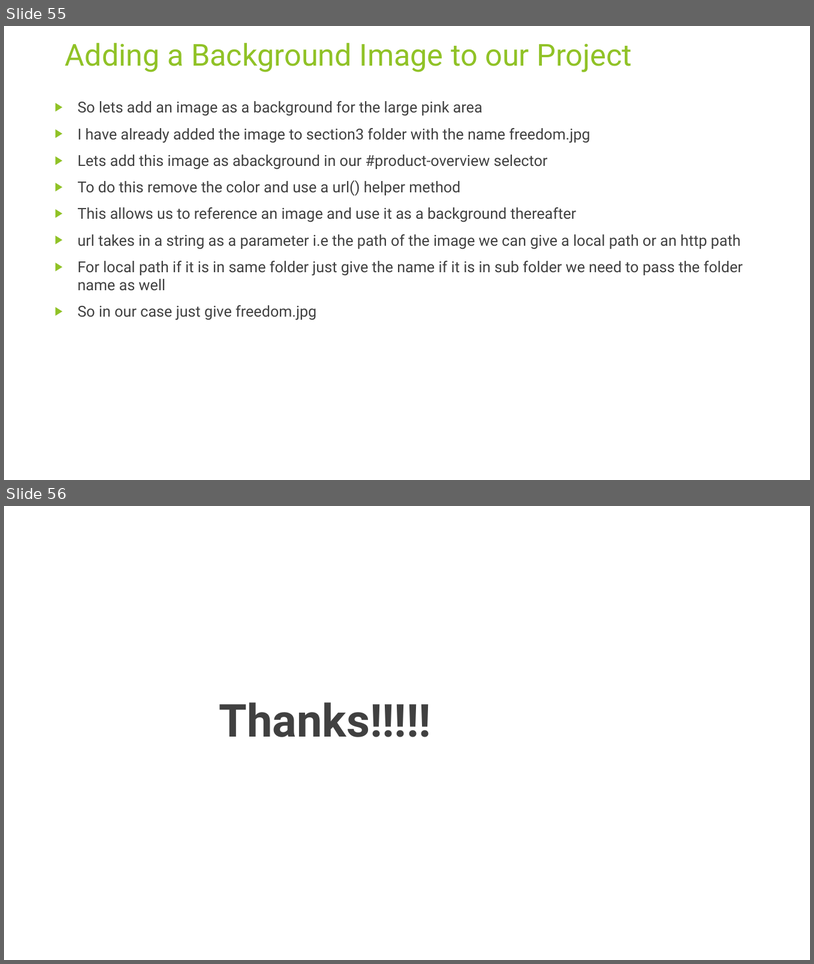
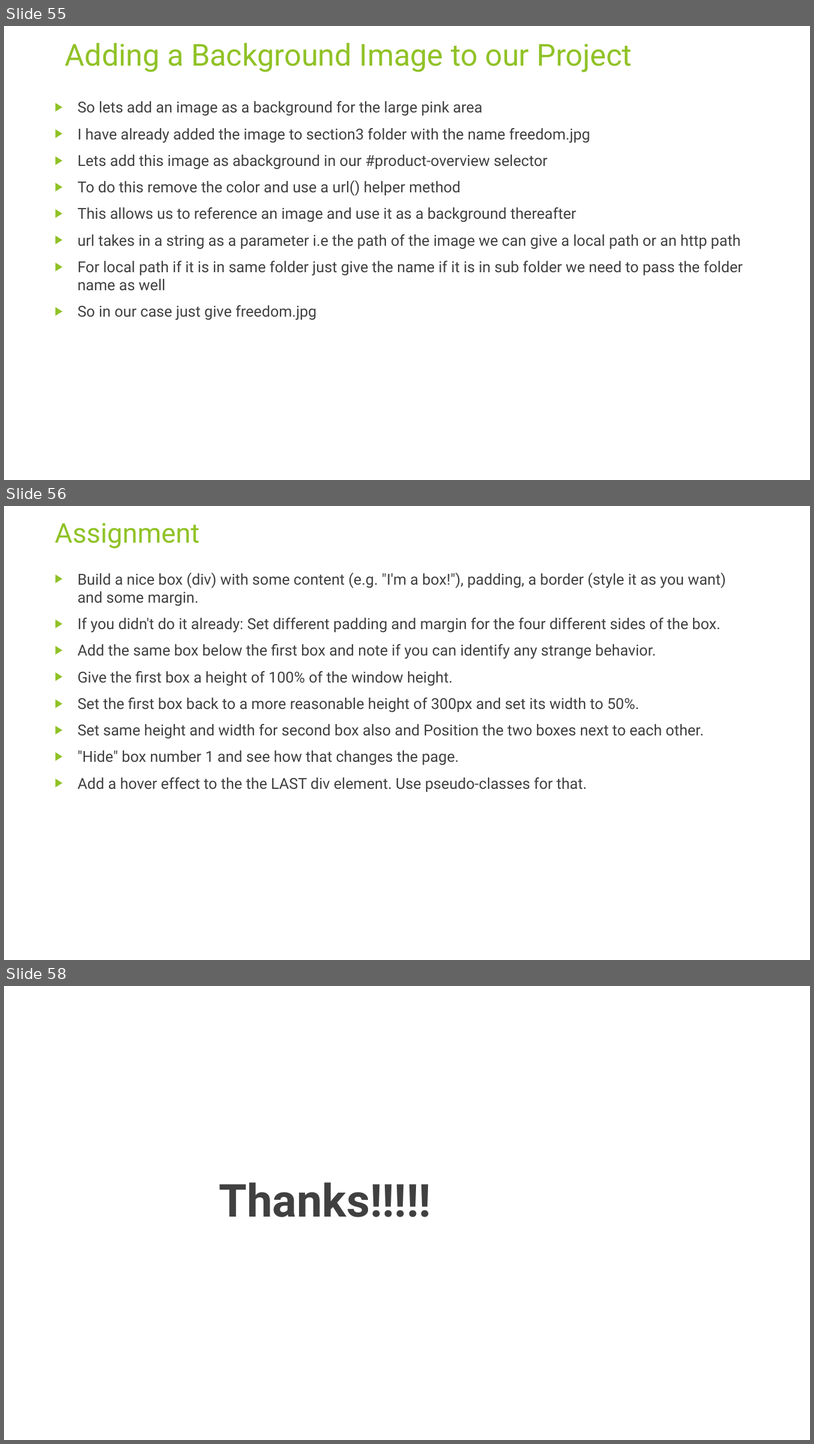
Before and after one commit to rudhrainfogain/CSS, a slide deck: PPT/Css-v3.pptx. Shown one above the other, each under a label of ours: slides 55 and 56 before the commit, slides 55, 56 and 58 after it; the slides between them are not shown. The pictures are 814x964 and 814x1444 pixels, drawn with LibreOffice and Linux fonts; fonts in the diff are those of the drawing. Boxes give left, top, right and bottom in pixels: in the first picture for what was removed or moved away, otherwise in the second. Text is boxed around its words. In the diff, an @@ line names an element or a change of style, - is before the commit and + after.

Commit message:
Assignment solution and useful Links

```diff
--- a/PPT/Css-v3.pptx
+++ b/PPT/Css-v3.pptx
@@ slide 56 added at (4, 506, 810, 960), background #FFFFFF @@
@@ title added at (55, 523, 200, 549), 32.4 pt, text #90C226 @@
+Assignment
@@ text added at (78, 573, 726, 792), 18 pt, text #404040 @@
+▶ Build a nice box (div) with some content (e.g. "I'm a box!"), padding, a border (style it as you want) and some margin.
+▶ If you didn't do it already: Set different padding and margin for the four different sides of the box.
+▶ Add the same box below the first box and note if you can identify any strange behavior.
+▶ Give the first box a height of 100% of the window height.
+▶ Set the first box back to a more reasonable height of 300px and set its width to 50%.
+▶ Set same height and width for second box also and Position the two boxes next to each other.
+▶ "Hide" box number 1 and see how that changes the page.
+▶ Add a hover effect to the the LAST div element. Use pseudo-classes for that.
@@ what was slide 56 is now slide 58 @@
```
Also in this commit, not shown: 1 other slide added, 4 other files.
